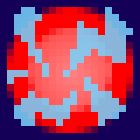
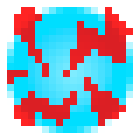
Layered file, before and after one edit (140x140). Changes by layer:
added layer "Capa 1 copia" (86%) above "Elipse 1 copia" over bbox(7, 7, 133, 126)
added layer "Elipse 1 copia" above "Capa 1" over bbox(7, 7, 133, 133)
hid "Capa 1" over bbox(7, 7, 133, 126)
hid "Elipse 1", painted on it over bbox(7, 7, 133, 133)
hid "Capa 0" over bbox(0, 0, 140, 140)
